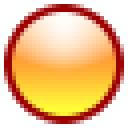
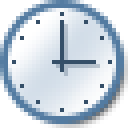
Comparing the layer stacks of the two (128, 128) images. Changes:
hid group "orange-red" (1st of 2) (2 layers) over [12, 12, 116, 116]
added group "clock" (1st of 2) with 3 layers over [8, 8, 116, 116]
added layer "Слой 2" in group "clock" over [52, 20, 96, 72]
added layer "Слой 1" in group "clock" over [12, 12, 112, 112]
added layer "clock" (2nd of 2, in "clock") in group "clock" over [8, 8, 116, 116]
